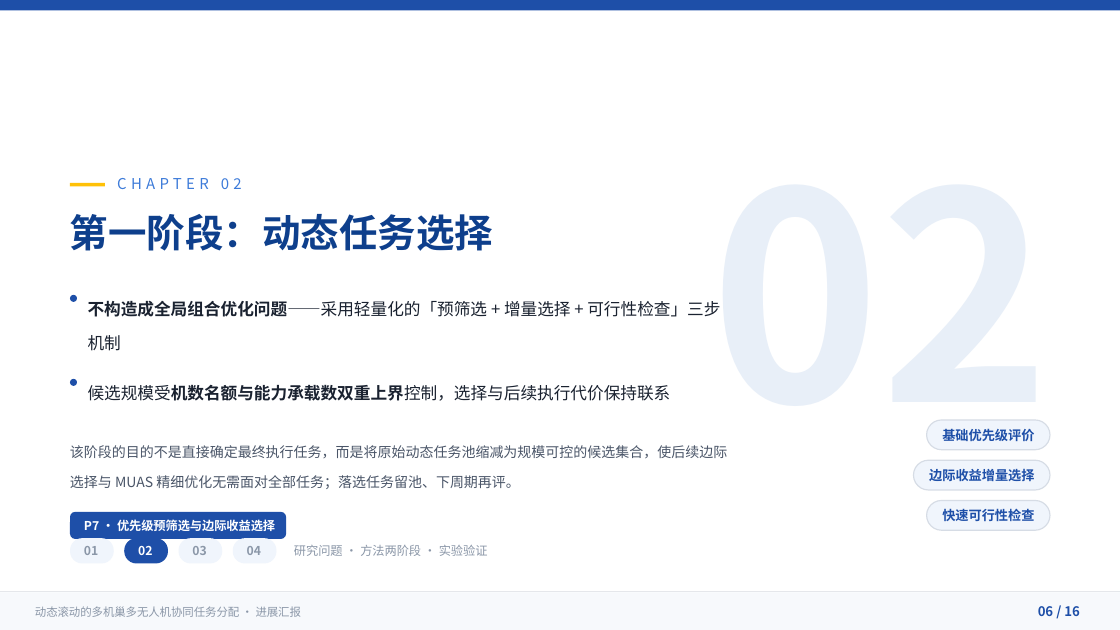
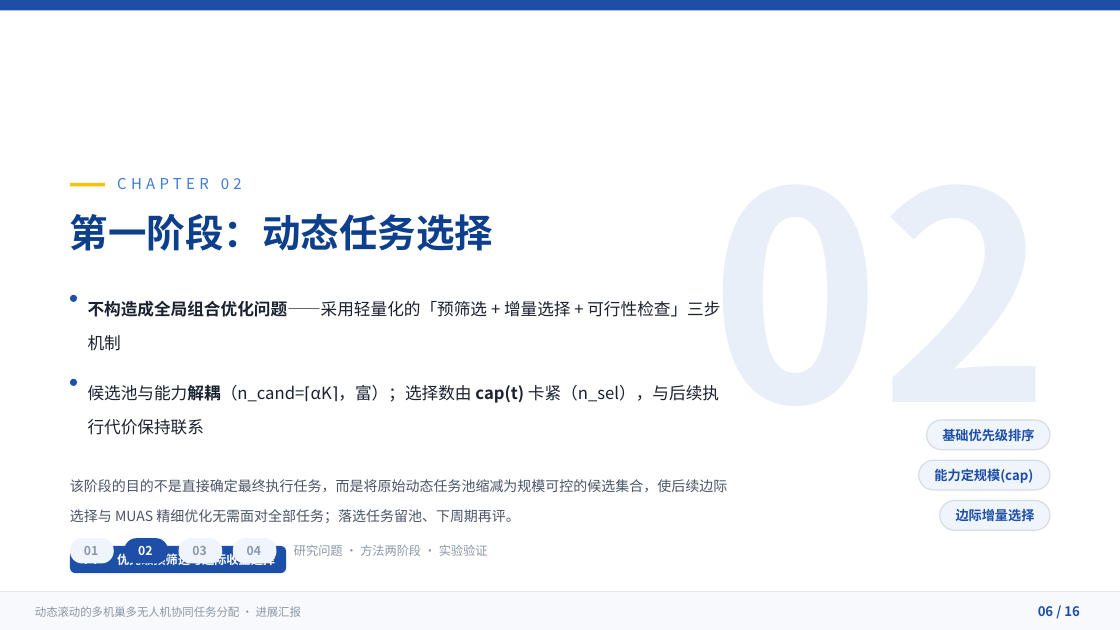
Before and after one commit to 909347194/ExperimentForGraduation, a slide deck: slide 6 of UAV协同任务分配方法-进展汇报/UAV协同任务分配方法-进展汇报.pptx. Drawn at 1120x630 pixels with LibreOffice and Linux fonts; fonts in the diff are those of the drawing. Boxes give left, top, right and bottom in pixels: in the first picture for what was removed or moved away, otherwise in the second. Text is boxed around its words. In the diff, an @@ line names an element or a change of style, - is before the commit and + after.

Commit message:
docs(ppt): 阶段一三机制与解耦口径同步（P5/P6/P7）
修正与已定稿设计冲突的陈旧/错误表述，使三页与代码口径一致：
- P6: 「候选规模受机数名额与能力承载数双重上界控制」→ 解耦口径（n_cand=⌈αK⌉ 富；n_sel 由 cap(t) 卡紧）；三步骤标签改为 {基础优先级排序/能力定规模(cap)/边际增量选择}，与 P7 的 ①②③ 对齐
- P7: 机制串联「双重上界截断」→ 5 步（排序→候选→闸门①→边际纳入→闸门②）；「相邻边插入」→「所有锚点对插入」（与同页自洽）；④可行性去掉「时间窗明显冲突」，显式拆两道闸门并注明时间窗迟到由适应度折减、非参选资格
- P5: 阶段一内部框补 ①②③ 使机制2（规模）显形 + 双闸门 + 出口标「选择集」

三页命名统一为 ①排序/②能力定规模/③边际增益，可行性作为两道闸门贯穿。STORY.md P7 母稿同步，未来从母稿重生成不会带回陈旧词。

```diff
--- a/UAV协同任务分配方法-进展汇报/UAV协同任务分配方法-进展汇报.pptx
+++ b/UAV协同任务分配方法-进展汇报/UAV协同任务分配方法-进展汇报.pptx
@@ text at (88, 385, 719, 435): text changed @@
-候选规模受机数名额与能力承载数双重上界控制，选择与后续执行代价保持联系
+候选池与能力解耦（n_cand=⌈αK⌉，富）；选择数由 cap(t) 卡紧（n_sel），与后续执行代价保持联系
@@ text at (942, 429, 1034, 441): text changed @@
-基础优先级评价
+基础优先级排序
@@ rounded rectangle: place and size @@
-rounded rectangle at (914, 460, 1050, 490)
+rounded rectangle at (919, 460, 1050, 490)
@@ text added at (934, 468, 1033, 483), 11.2 pt, text #1E4FA8, bold @@
+能力定规模(cap)
@@ rounded rectangle: place and size @@
-rounded rectangle at (927, 501, 1050, 530)
+rounded rectangle at (940, 501, 1050, 530)
@@ text removed at (942, 509, 1034, 521) @@
-快速可行性检查
@@ text at (956, 509, 1035, 521): text changed @@
-边际收益增量选择
+边际增量选择
@@ 2 texts, 1 rounded rectangle: place and size @@
-2 texts, 1 rounded rectangle at (70, 445, 727, 539)
+2 texts, 1 rounded rectangle at (70, 479, 727, 573)
```
Also in this commit, not shown: 1 other slide changed, 3 slides removed, 4 other files.
